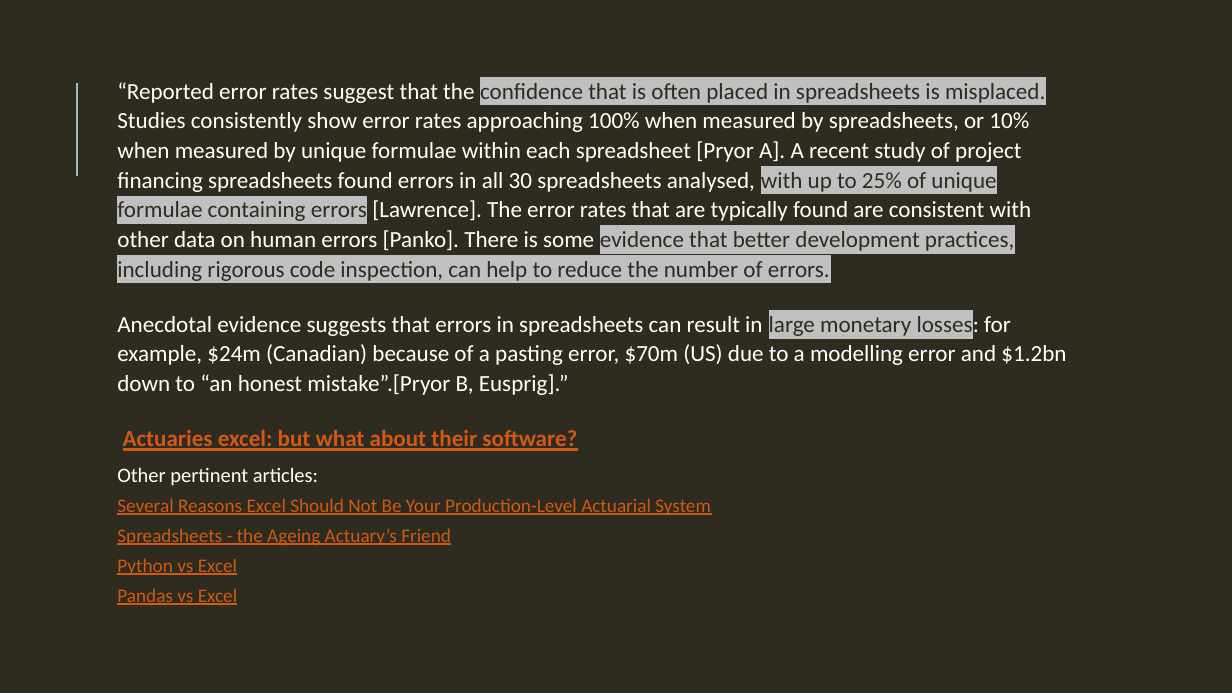
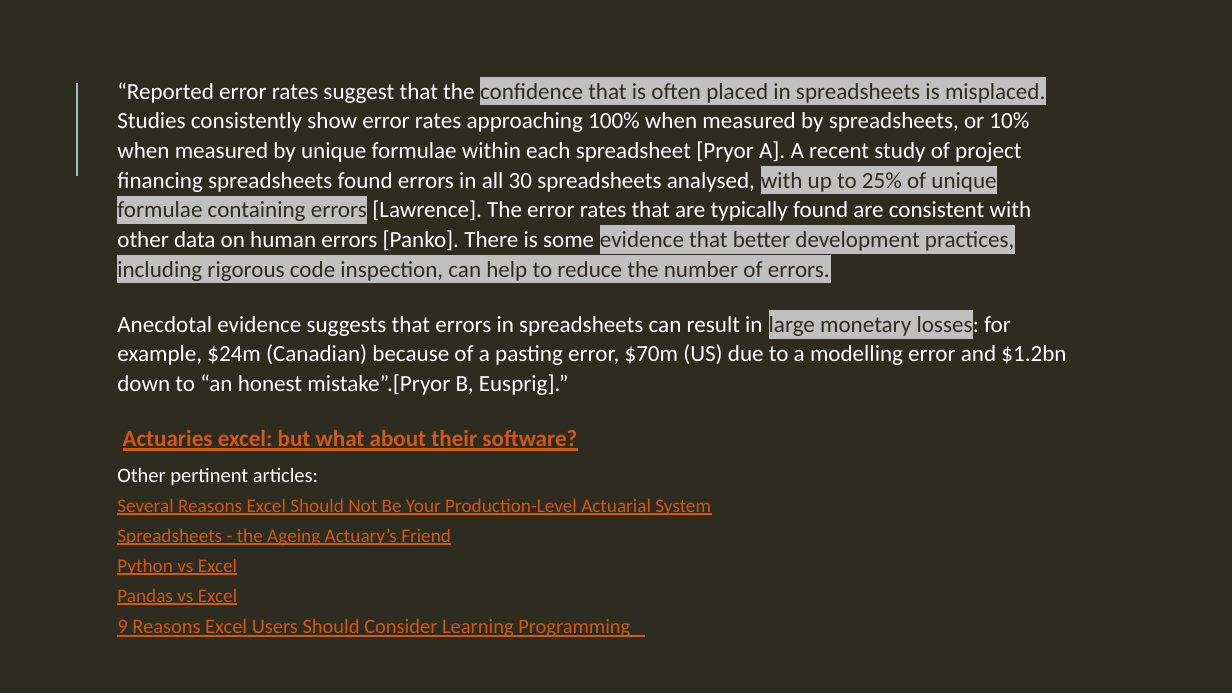
Before and after one commit to fk20268/How2, a slide deck: slide 3 of HOW2_presentation.pptx. Drawn at 1232x693 pixels with LibreOffice and Linux fonts; fonts in the diff are those of the drawing. Boxes give left, top, right and bottom in pixels: in the first picture for what was removed or moved away, otherwise in the second. Text is boxed around its words. In the diff, an @@ line names an element or a change of style, - is before the commit and + after.

```diff
--- a/HOW2_presentation.pptx
+++ b/HOW2_presentation.pptx
@@ text at bbox=[117, 618, 630, 637]: paragraph added @@
+  9 Reasons Excel Users Should Consider Learning Programming
```
Also in this commit, not shown: 4 other slides changed, 6 slides added, 2 other files.
